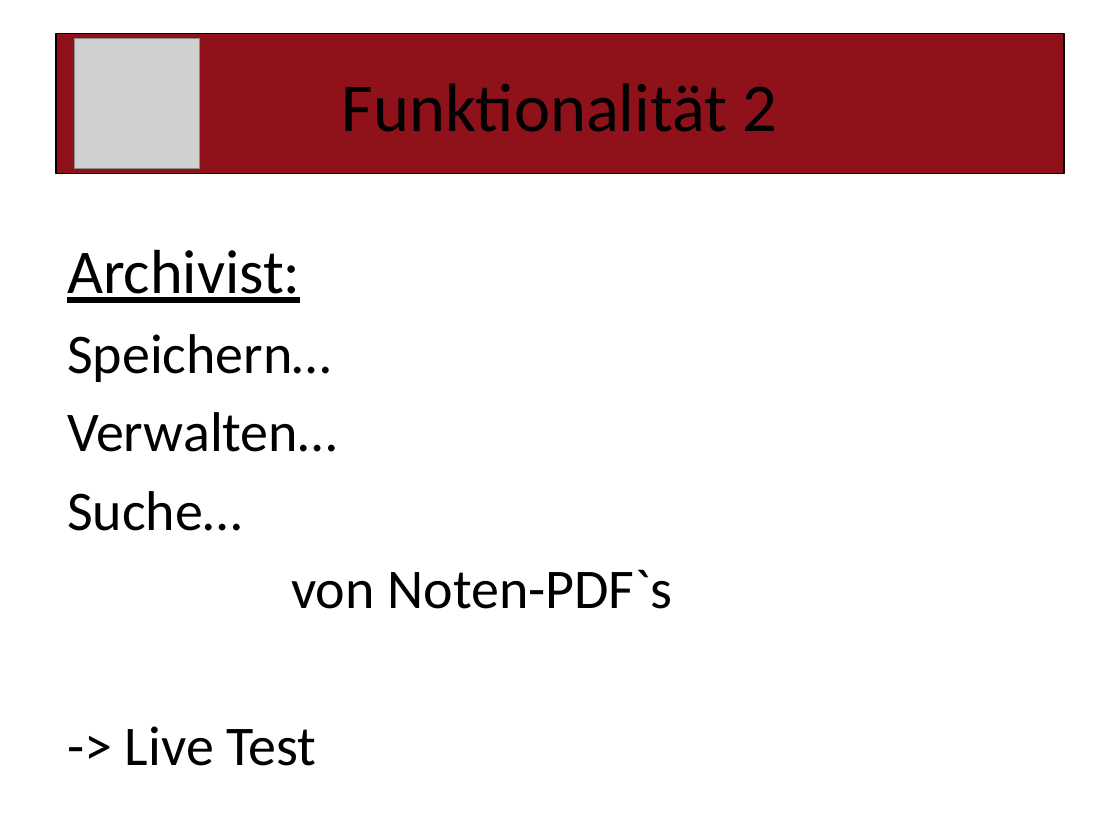
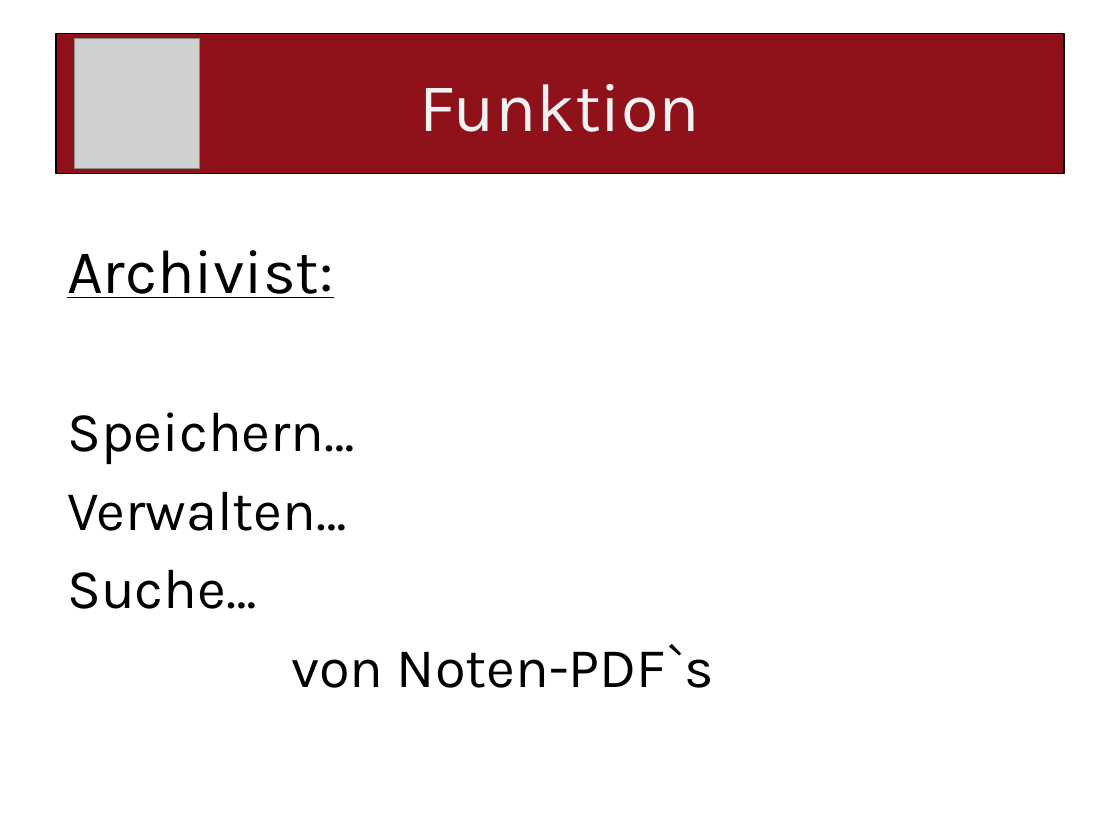
Before and after one commit to paulisch/archivist, a slide deck: slide 5 of Documentation/ProjectDocumentation/Presentation.pptx (slide 10 before the commit). Drawn at 1120x840 pixels with LibreOffice and Linux fonts; fonts in the diff are those of the drawing; grey boxes stand for pictures. Boxes give left, top, right and bottom in pixels: in the first picture for what was removed or moved away, otherwise in the second. Text is boxed around its words. In the diff, an @@ line names an element or a change of style, - is before the commit and + after.

```diff
--- a/Documentation/ProjectDocumentation/Presentation.pptx
+++ b/Documentation/ProjectDocumentation/Presentation.pptx
@@ title at (x1=420, y1=84, x2=700, y2=132): text changed; font Calibri to Karla; text colour #000000 to #F2F2F2 @@
-Funktionalität 2
+Funktion
@@ text "Archivist:" at (x1=67, y1=250, x2=714, y2=688): font Calibri to Karla @@
@@ text at (x1=125, y1=726, x2=317, y2=766): paragraph removed @@
--> Live Test
```
Also in this commit, not shown: 8 other slides changed, 5 slides added, 2 slides removed, 1 other file.
